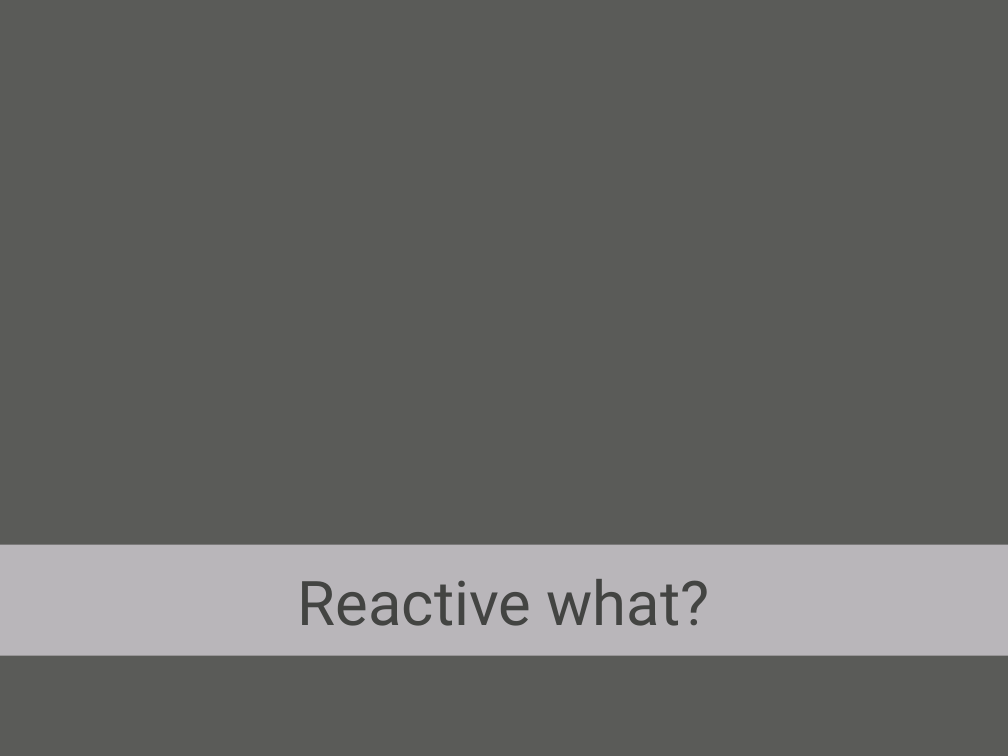
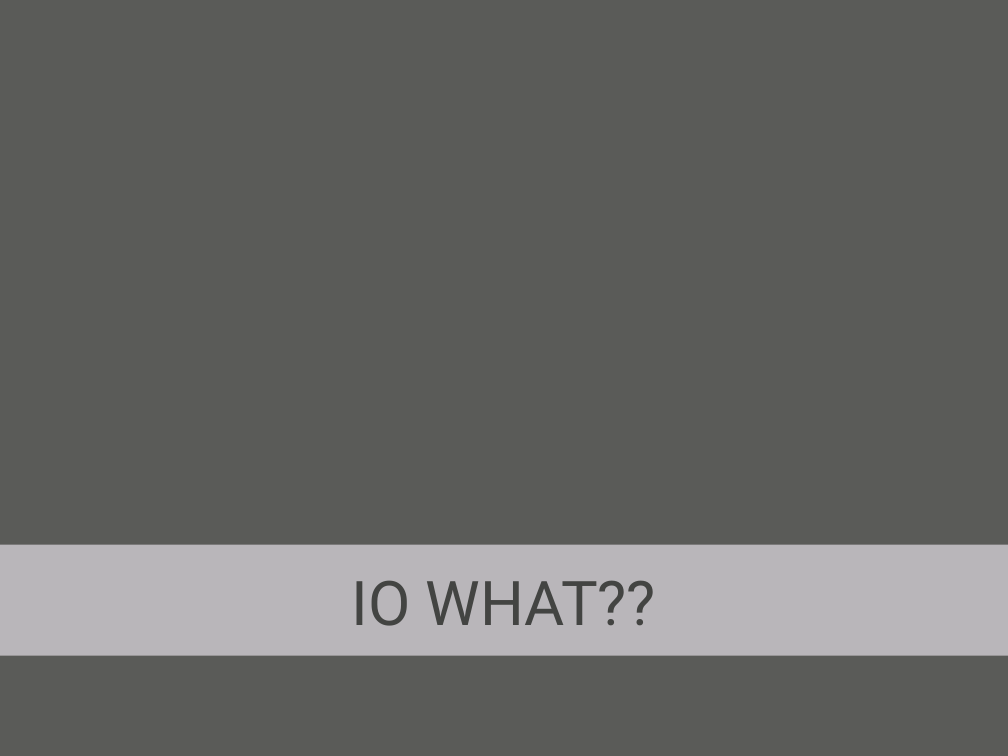
Before and after one commit to oscarrenalias/wjax-2012-play-async-apps, a slide deck: slide 19 of presentation/Asynchronous web apps with Play Framework 2.0.pptx. Drawn at 1008x756 pixels with LibreOffice and Linux fonts; fonts in the diff are those of the drawing; background and template pictures are left out. Boxes give left, top, right and bottom in pixels: in the first picture for what was removed or moved away, otherwise in the second. Text is boxed around its words. In the diff, an @@ line names an element or a change of style, - is before the commit and + after.

Commit message:
Some more progress with the presentation.

```diff
--- a/presentation/Asynchronous web apps with Play Framework 2.0.pptx
+++ b/presentation/Asynchronous web apps with Play Framework 2.0.pptx
@@ text in rectangle at bbox=[351, 580, 656, 626]: text changed @@
-Reactive what?
+IO WHAT??
```
Also in this commit, not shown: 2 slides added.
